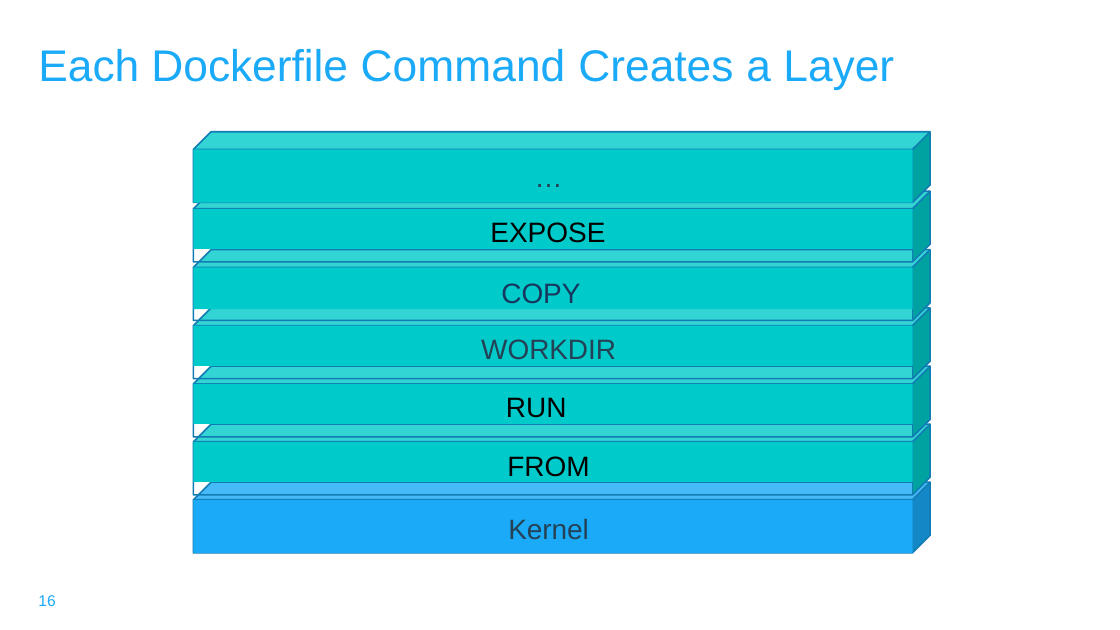
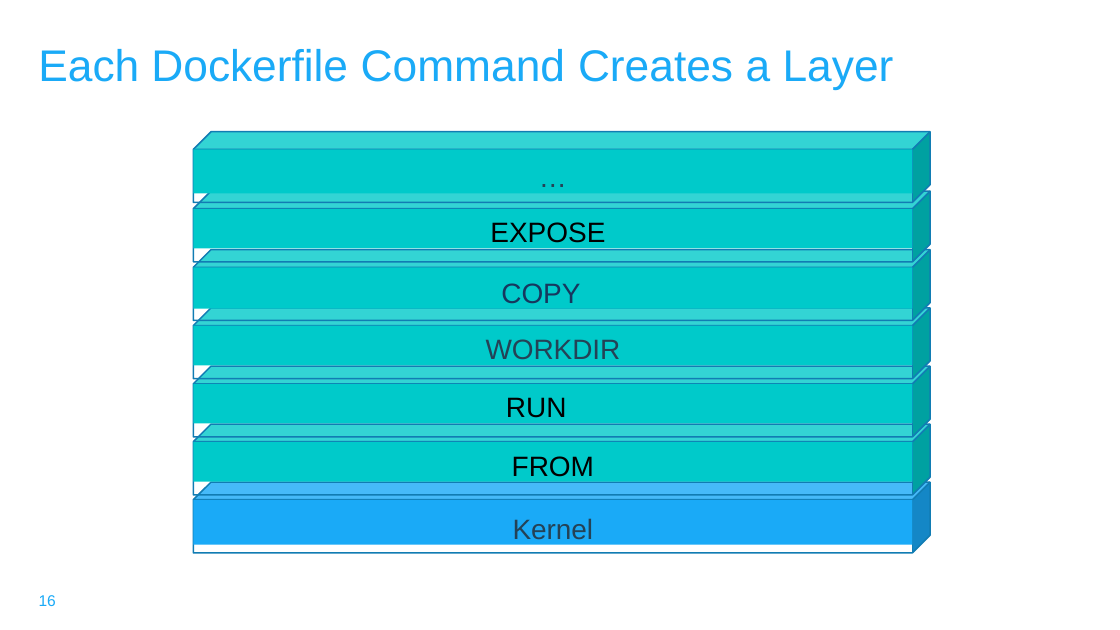
Before and after one commit to falcon-sky/containerization, a slide deck: slide 16 of Docker/Day1/docker_understanding.pptx. Drawn at 1120x630 pixels with LibreOffice and Linux fonts; fonts in the diff are those of the drawing; background and template pictures are left out. Boxes give left, top, right and bottom in pixels: in the first picture for what was removed or moved away, otherwise in the second. Text is boxed around its words. In the diff, an @@ line names an element or a change of style, - is before the commit and + after.

Commit message:
training docker

```diff
--- a/Docker/Day1/docker_understanding.pptx
+++ b/Docker/Day1/docker_understanding.pptx
@@ rectangle "…": place and size @@
-rectangle "…" at bbox=[194, 149, 913, 202]
+rectangle "…" at bbox=[194, 149, 913, 193]
@@ outline #117CB3 1 pt to #117CB3 0.99 pt; outline redrawn in 13 elements at bbox=[194, 483, 931, 553], bbox=[194, 483, 931, 501], bbox=[194, 424, 931, 495], bbox=[194, 424, 931, 442], bbox=[194, 366, 931, 437], bbox=[194, 366, 931, 384], bbox=[194, 308, 931, 379], bbox=[194, 308, 931, 326], bbox=[194, 250, 931, 320], bbox=[194, 250, 931, 268], bbox=[194, 192, 931, 262], bbox=[194, 192, 931, 209], bbox=[194, 132, 931, 203] @@
@@ outline redrawn in 11 elements at bbox=[913, 483, 931, 553], bbox=[194, 483, 931, 501], bbox=[913, 424, 931, 495], bbox=[194, 424, 931, 442], bbox=[913, 366, 931, 437], bbox=[194, 366, 931, 384], bbox=[194, 308, 931, 326], bbox=[194, 250, 931, 268], bbox=[913, 192, 931, 262], bbox=[194, 192, 931, 209], bbox=[913, 132, 931, 203] @@
@@ freeform shape at bbox=[913, 149, 913, 202]: outline #117CB3 1 pt to #117CB3 0.99 pt @@
@@ rectangle "Kernel": place and size @@
-rectangle "Kernel" at bbox=[194, 500, 913, 552]
+rectangle "Kernel" at bbox=[194, 500, 913, 544]
@@ freeform shape at bbox=[913, 500, 913, 552]: outline #117CB3 1 pt to #117CB3 0.99 pt @@
```
Also in this commit, not shown: 20 other slides changed, 1 slide added, 1 slide removed, 16 other files.
